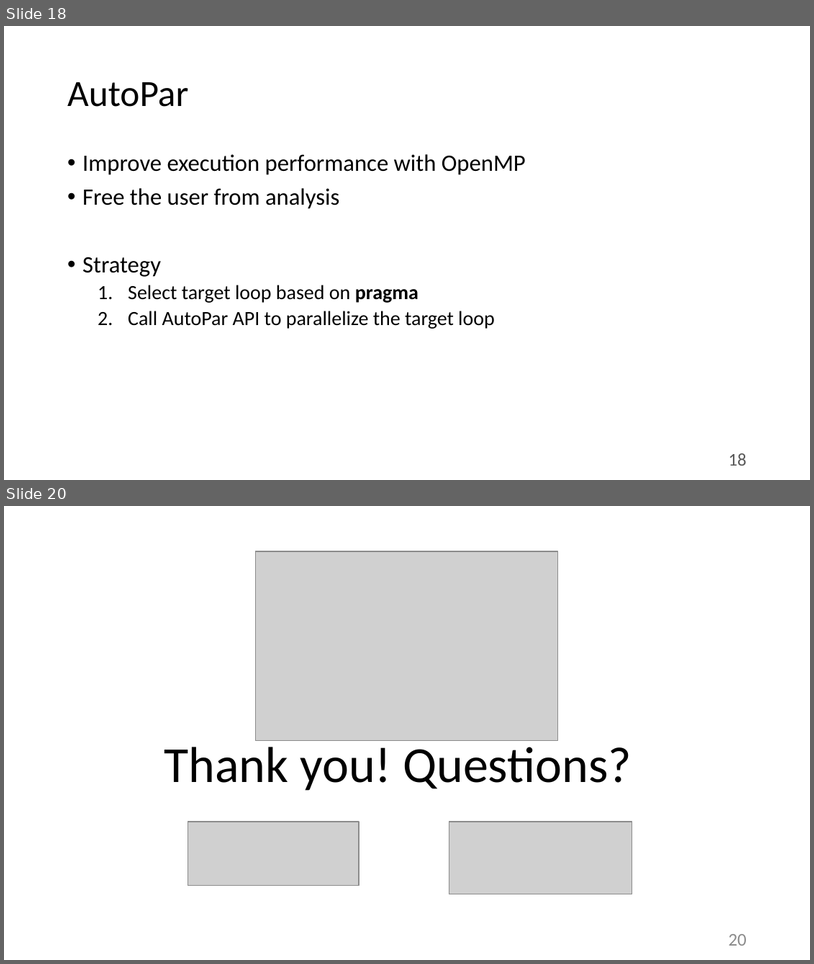
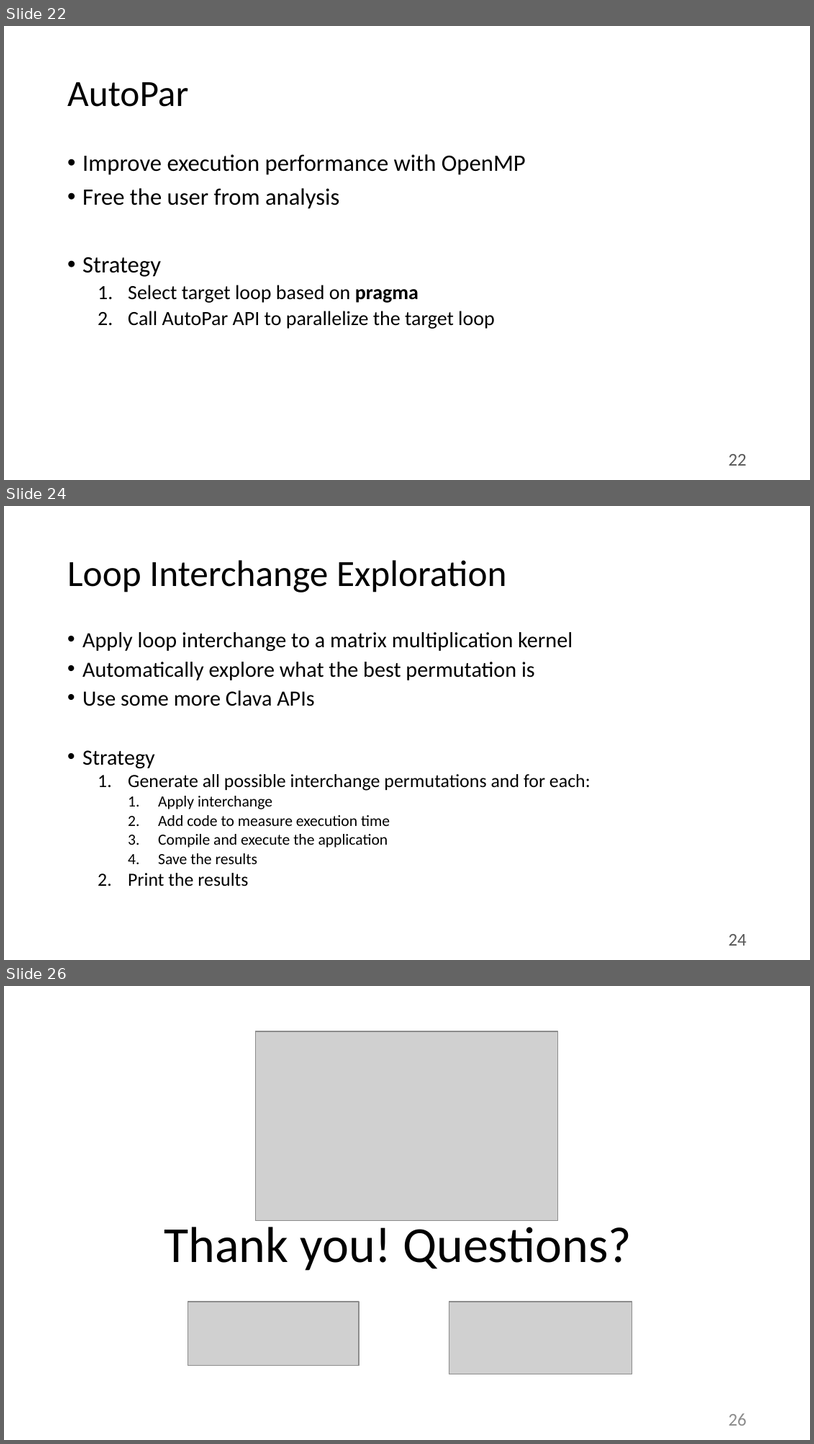
Before and after one commit to specs-feup/specs-lara, a slide deck: Tutorial-2018-INDIN/Clava-Tutorial.pptx. Shown one above the other, each under a label of ours: slides 18 and 20 before the commit, slides 22, 24 and 26 after it; the slides between them are not shown. The pictures are 814x964 and 814x1444 pixels, drawn with LibreOffice and Linux fonts; fonts in the diff are those of the drawing; grey boxes stand for pictures. Boxes give left, top, right and bottom in pixels: in the first picture for what was removed or moved away, otherwise in the second. Text is boxed around its words. In the diff, an @@ line names an element or a change of style, - is before the commit and + after.

```diff
--- a/Tutorial-2018-INDIN/Clava-Tutorial.pptx
+++ b/Tutorial-2018-INDIN/Clava-Tutorial.pptx
@@ slide 24 added at box(4, 506, 810, 960), background #FFFFFF @@
@@ title added at box(67, 560, 507, 592), 33 pt, text #000000 @@
+Loop Interchange Exploration
@@ text added at box(82, 632, 591, 886), 19.4 pt, text #000000 @@
+• Apply loop interchange to a matrix multiplication kernel
+• Automatically explore what the best permutation is
+• Use some more Clava APIs
+• Strategy
+  1. Generate all possible interchange permutations and for each:
+    1. Apply interchange
+    2. Add code to measure execution time
+    3. Compile and execute the application
+    4. Save the results
+  2. Print the results
@@ page number added at box(729, 934, 747, 945), 16 pt, text #595959 @@
+24
@@ what was slide 18 is now slide 22 @@
@@ page number at box(729, 454, 747, 465): text changed @@
-18
+22
@@ what was slide 20 is now slide 26 @@
@@ page number at box(729, 1413, 747, 1425): text changed @@
-20
+26
```
Also in this commit, not shown: 9 slides changed, 9 other slides added, 2 slides removed, 5 other files.
